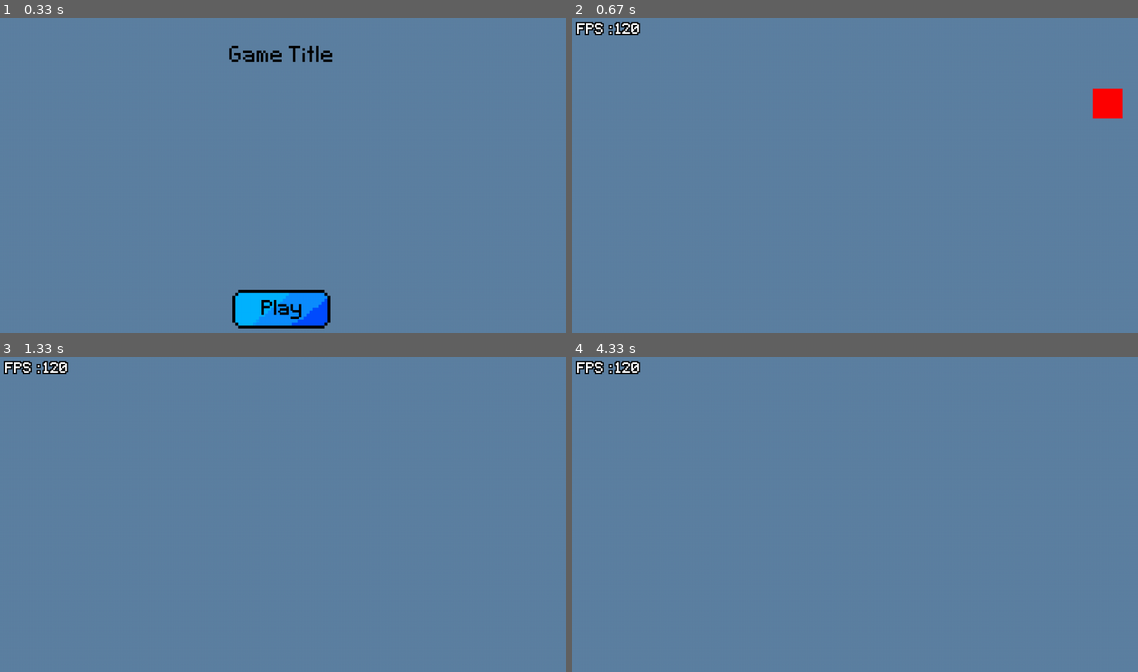
Above: before the commit, frames 1-4 (two rows, left to right).
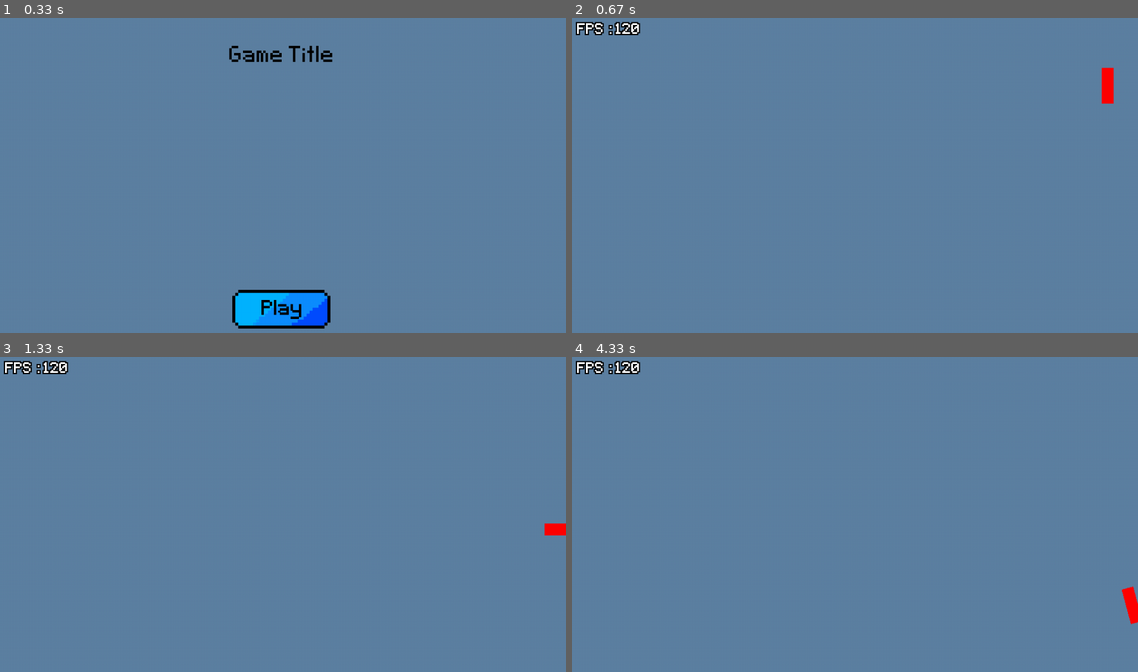
Above: after the commit, the same moments.

Repository: mementojunior123/pygame_framework
Game: pygame game, started from main.py
Same seed, same stepped clock (60 frames per second), same inputs: the game is played once before the commit and once after it.
Inputs (mouse positions are in pixels of both pictures, inside the frame that each line leads up to):
- Up to frame 1 (0.33 s): no input
- Up to frame 2 (0.67 s): press the mouse at (855, 307) at 0.37 s; move the mouse to (877, 203) at 0.47 s; release the mouse at (900, 99) at 0.6 s
- Up to frame 3 (1.33 s): hold E 0.67-1.13 s; hold D 0.67-1.13 s; hold Q from 1.17 s (still down); hold D from 1.17 s (still down)
- Up to frame 4 (4.33 s): release Q at 1.63 s; release D at 1.63 s; tap Q at 1.67 s; hold D 2-2.47 s; move the mouse to (911, 514) at 2.03 s; hold A 3.33-3.87 s; hold S 3.9-4.2 s; hold A from 4.23 s (still down)

Frame 1 is identical in both runs. In frame 2, 0.6% of the frame differs, in the area x 91-98%, y 15-33%; in frame 3, 0.1%; in frame 4, 0.2%.

Commit message:
made a few changes

Diff:
--- a/game/sprite.py
+++ b/game/sprite.py
@@ -26,6 +26,7 @@
 
     @property
     def position(self) -> pygame.Vector2:
+        if not hasattr(self, 'pivot'): self.pivot = None
         if self.pivot is None:
             return self._position
         else:
@@ -33,13 +34,17 @@
 
     @position.setter
     def position(self, new_val : pygame.Vector2):
+        if not hasattr(self, 'pivot'): self.pivot = None
         if self.pivot is None:
             self._position = new_val
         else:
             self.pivot.origin = new_val
 
+        self.align_rect()
+
     @property
     def true_position(self) -> pygame.Vector2:
+        if not hasattr(self, 'pivot'): self.pivot = None
         if self.pivot is None:
             return self._position
         else:
@@ -47,10 +52,25 @@
 
     @true_position.setter
     def true_position(self, new_val):
+        if not hasattr(self, 'pivot'): self.pivot = None
         if self.pivot is None:
             self._position = new_val
         else:
             self.pivot.position = new_val
+
+        self.align_rect()
+
+    @property
+    def angle(self) -> float:
+        if not hasattr(self, 'pivot'): self.pivot = None
+        return self.pivot.angle
+
+    @angle.setter
+    def angle(self, new_val : float):
+        if not hasattr(self, 'pivot'): self.pivot = None
+        self.pivot.angle = new_val
+        self.image, self.rect, new_pos = self.pivot.rotate_og_image() if self.pivot.original_image else self.pivot.rotate_image()
+        self.align_rect()
 
     @classmethod
     def register_class(cls, class_to_register : 'Sprite'):
@@ -201,9 +221,6 @@
     @y.setter
     def y(self, value):
         self.position.y = value
-
-    def align_rect(self):
-        self.rect.center = round(self.position)
 
     def get_colliding(self, collision_group : list['Sprite'], reqs : dict[str,Any] = None):
         if reqs is None: reqs = {}
--- a/game/test_player.py
+++ b/game/test_player.py
@@ -1,14 +1,14 @@
 import pygame
 
 from game.sprite import Sprite
-
+from utils.pivot_2d import Pivot2D
 
 class TestPlayer(Sprite):
     active_elements : list['TestPlayer'] = []
     inactive_elements : list['TestPlayer'] = []
     #load assets
-    test_image : pygame.Surface = pygame.surface.Surface((50, 50))
-    pygame.draw.rect(test_image, "Red", (0,0, 50, 50))
+    test_image : pygame.Surface = pygame.surface.Surface((20, 60))
+    pygame.draw.rect(test_image, "Red", (0,0, *test_image.get_size()))
 
     def __init__(self) -> None:
         super().__init__()
@@ -25,6 +25,9 @@
         element.align_rect()
         element.zindex = 0
 
+        element.pivot = Pivot2D(element._position, element.image, (0, 255, 0))
+        element.pivot.pivot_offset = pygame.Vector2(-0, 30)
+
         cls.unpool(element)
         return element
 
@@ -40,14 +43,18 @@
             move_vector += pygame.Vector2(0, 1)
         if keyboard_map[pygame.K_w]:
             move_vector += pygame.Vector2(0, -1)
+        if keyboard_map[pygame.K_e]:
+            self.angle += 5 * delta
+        if keyboard_map[pygame.K_q]:
+            self.angle -= 5 * delta
         if move_vector.magnitude(): move_vector.normalize()
+        move_vector.rotate_ip(self.angle)
         self.position += move_vector * speed * delta
-        self.align_rect()
 
     def clean_instance(self):
         self.image = None
         self.rect = None
-
+        self.pivot = None
         self.position = pygame.Vector2(0,0)
         self.zindex = None
 
--- a/utils/particle_effects.py
+++ b/utils/particle_effects.py
@@ -4,6 +4,8 @@
 import utils.interpolation as interpolation
 from random import random
 from math import sin, radians, cos
+from game.sprite import Sprite
+from utils.pivot_2d import Pivot2D
 
 def __random_float(a, b):
     return random() * (b-a) + a
@@ -21,16 +23,17 @@
     return pygame.Vector2(x, y) * magnitude
 
 
-class Particle:
+class Particle(Sprite):
     active_elements : list['Particle'] = []
     inactive_elements : list['Particle']  = []
     test_image = pygame.surface.Surface((4,4))
     pygame.draw.rect(test_image, 'White', (0, 0, 4, 4))
 
     def __init__(self) -> None:
-        self.position = pygame.Vector2(0,0)
+        self._position = pygame.Vector2(0,0)
         self.lifetime : float = 0
         self.lifetime_timer : Timer = Timer(-1)
+        self.pivot : Pivot2D|None = None
 
         self.velocity : pygame.Vector2
         self.accelaration : pygame.Vector2
@@ -44,9 +47,8 @@
         self.kill_offscreen = True
         Particle.inactive_elements.append(self)
 
-    def reset(self, pos, lifetime, update_method, main_texture : pygame.Surface, velocity = None, accel = None, drag = None,
-              alt_textures = None, anim : Animation = None, destroy_offscreen : bool = False
-              ,angle = None, mag = None, copy_surf = False):
+    def spawn(self, pos, lifetime, update_method, main_texture : pygame.Surface, velocity = None, accel = None, drag = None,
+              alt_textures = None, anim : Animation = None, destroy_offscreen : bool = False, angle = None, mag = None, copy_surf = False):
         self.position = pos
 
         if copy_surf is False:
@@ -140,19 +142,6 @@
 
     def is_active(self):
         return self in Particle.active_elements
-
-    @classmethod
-    def update_all(cls, delta):
-        element : cls
-        for element in cls.active_elements:
-            element.update(delta)
-
-    @classmethod
-    def draw_all(cls, display):
-        element : cls
-        for element in cls.active_elements:
-            element.draw(display)
-
 
     @property
     def x(self):
@@ -205,8 +194,7 @@
         kill_offscreen = self.data.get('destroy_offscreen', True)
         angle = rand_float(self.data['angle'])
         mag = rand_float(self.data['speed'])
-
-        new_particle.reset(new_pos, life, self.data['update_method'], self.data['main_texture'],
+        new_particle.spawn(new_pos, life, self.data['update_method'], self.data['main_texture'],
                            velocity=velocity, accel=accel, drag=drag, alt_textures=self.data['alt_textures'], anim=self.data['animation'],
                            destroy_offscreen=kill_offscreen, angle=angle, mag=mag, copy_surf = self.data['copy_surface'])
 
@@ -237,7 +225,7 @@
             count, remainder = divmod(track.timer.get_time() , track.timer.duration)
             track.timer.restart()
             if track.can_emit:
-                for _ in range(int(count)):
+                for _ in range(round(count)):
                     self.emit(track)
             track.timer.start_time -= remainder
 
--- a/utils/pivot_2d.py
+++ b/utils/pivot_2d.py
@@ -1,27 +1,19 @@
 import pygame
 from typing import Any
 def rotate_around_pivot_accurate(image : pygame.Surface, pos : pygame.Vector2, angle : float,
-                        anchor : pygame.Vector2 = None, offset : pygame.Vector2 = None, debug = False):
+                        offset : pygame.Vector2 = None, debug = False, colorkey : pygame.Color|None = None):
 
-    real_anchor_point : pygame.Vector2
-    if anchor is not None:
-        real_anchor_point = anchor
-        offset = offset or (real_anchor_point - pos)
-
-    elif offset is not None:
-        real_anchor_point = pos
-        offset = offset
-    else:
-        raise ValueError('Either offset or anchor must be provided')
-    new_offset = offset.rotate(angle)
+    if colorkey is not None:
+        prev_colorkey = image.get_colorkey()
+        image.set_colorkey(colorkey)
 
     new_image = pygame.transform.rotate(image, -angle)
-    new_pos = real_anchor_point - new_offset
-
+    new_pos = pos - offset.rotate(angle)
 
     new_rect = new_image.get_rect(center = round(new_pos))
+    if colorkey is not None: image.set_colorkey(prev_colorkey)
     if debug:
-        return new_image, new_rect, new_pos, [real_anchor_point]
+        return new_image, new_rect, new_pos, [pygame.Vector2(0,0)]
     else:
         return new_image, new_rect, new_pos
 
@@ -30,12 +22,14 @@
 
 
 class Pivot2D:
-    def __init__(self, pos : pygame.Vector2) -> None:
+    def __init__(self, pos : pygame.Vector2, og_image : pygame.Surface|None = None, colorkey : pygame.Color|None = None) -> None:
         self._origin : pygame.Vector2 = pos
         self._pivot_offset : pygame.Vector2 = pygame.Vector2(0,0)
         self._angle : float = 0
         self._position : pygame.Vector2 = self._origin.copy()
         self.is_cached : bool = True
+        self.original_image : pygame.Surface|None = og_image
+        self.img_colorkey : pygame.Color|None = colorkey
 
     @property
     def origin(self):
@@ -72,7 +66,10 @@
         return self._position
 
     def rotate_image(self, image : pygame.Surface) -> tuple[pygame.Surface, pygame.Rect, pygame.Vector2]:
-        return rotate_around_pivot_accurate(image, self._origin, self._angle, None, self._pivot_offset, debug=False)
+        return rotate_around_pivot_accurate(image, self._origin, self._angle, self._pivot_offset, debug=False, colorkey=self.img_colorkey)
+
+    def rotate_og_image(self):
+        return self.rotate_image(self.original_image)
 
     def rotate_image_debug(self, image : pygame.Surface) -> tuple[pygame.Surface, pygame.Rect, pygame.Vector2, Any]:
-        return rotate_around_pivot_accurate(image, self._origin, self._angle, None, self._pivot_offset, debug=True)
+        return rotate_around_pivot_accurate(image, self._origin, self._angle, self._pivot_offset, debug=True, colorkey=self.img_colorkey)
Not shown, changed: .gitignore
